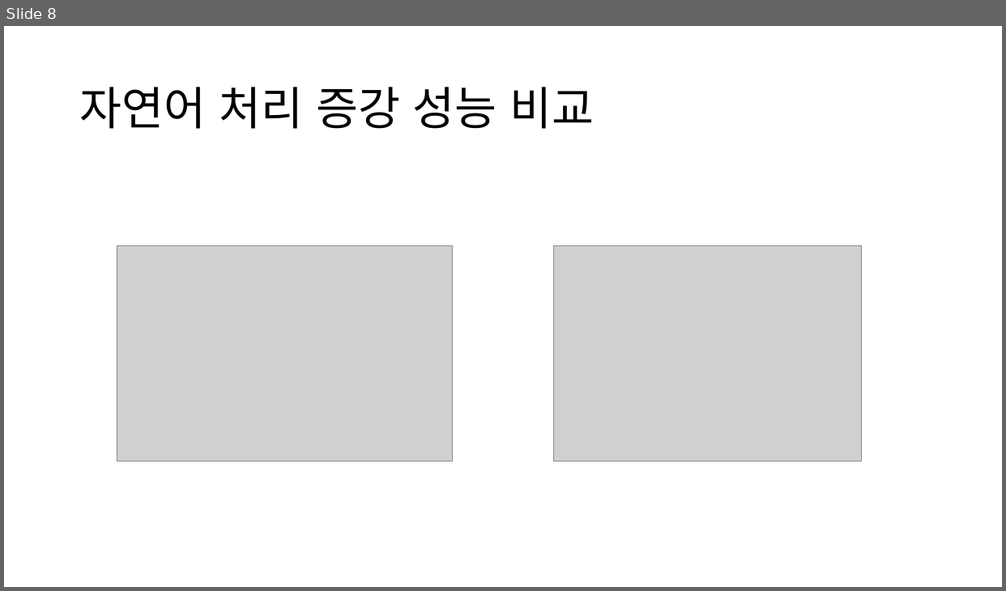
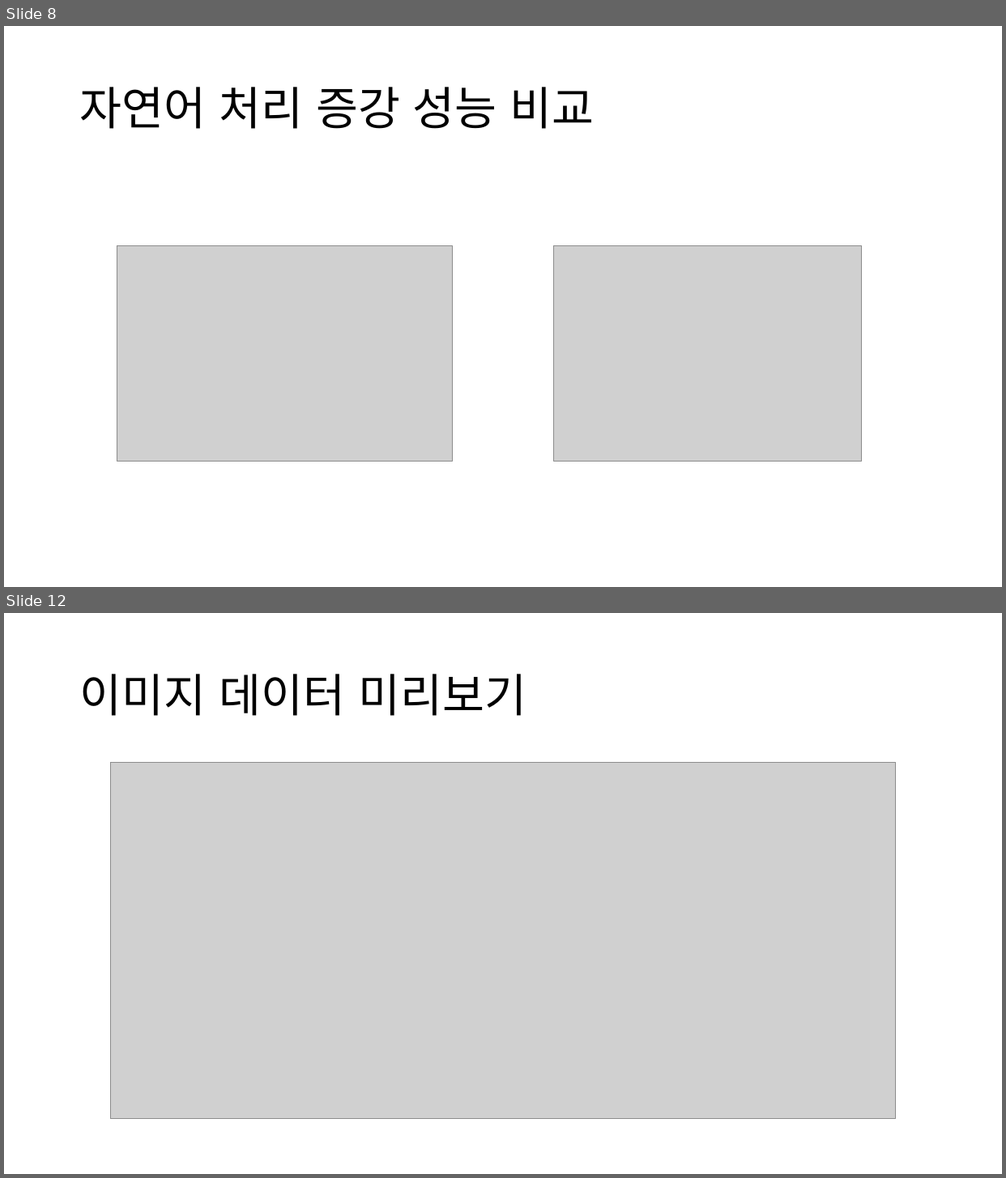
Before and after one commit to CSB-Songdo-International-Portfolio/2025-1_MLDL_course, a slide deck: AI 실전 4주차 - Data Augmentation.pptx. Shown one above the other, each under a label of ours: slide 8 before the commit, slides 8 and 12 after it; the slides between them are not shown. The pictures are 1006x591 and 1006x1178 pixels, drawn with LibreOffice and Linux fonts; fonts in the diff are those of the drawing; grey boxes stand for pictures. Boxes give left, top, right and bottom in pixels: in the first picture for what was removed or moved away, otherwise in the second. Text is boxed around its words. In the diff, an @@ line names an element or a change of style, - is before the commit and + after.

```diff
--- a/AI 실전 4주차 - Data Augmentation.pptx
+++ b/AI 실전 4주차 - Data Augmentation.pptx
@@ slide 12 added at (4, 613, 1002, 1174), background #FFFFFF @@
@@ title added at (80, 674, 526, 716), 44 pt, text #000000 @@
+이미지 데이터 미리보기
@@ picture added at (110, 763, 896, 1119) @@
```
Also in this commit, not shown: 7 other slides added, 1 other file.
